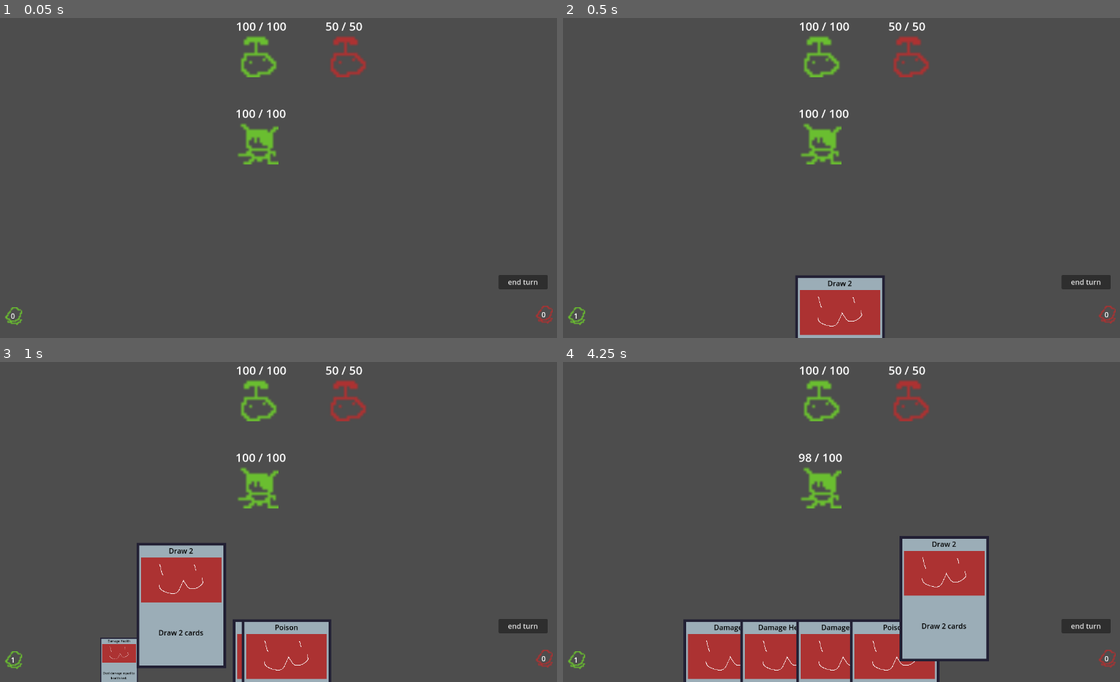
Above: before the commit, frames 1-4 (two rows, left to right).
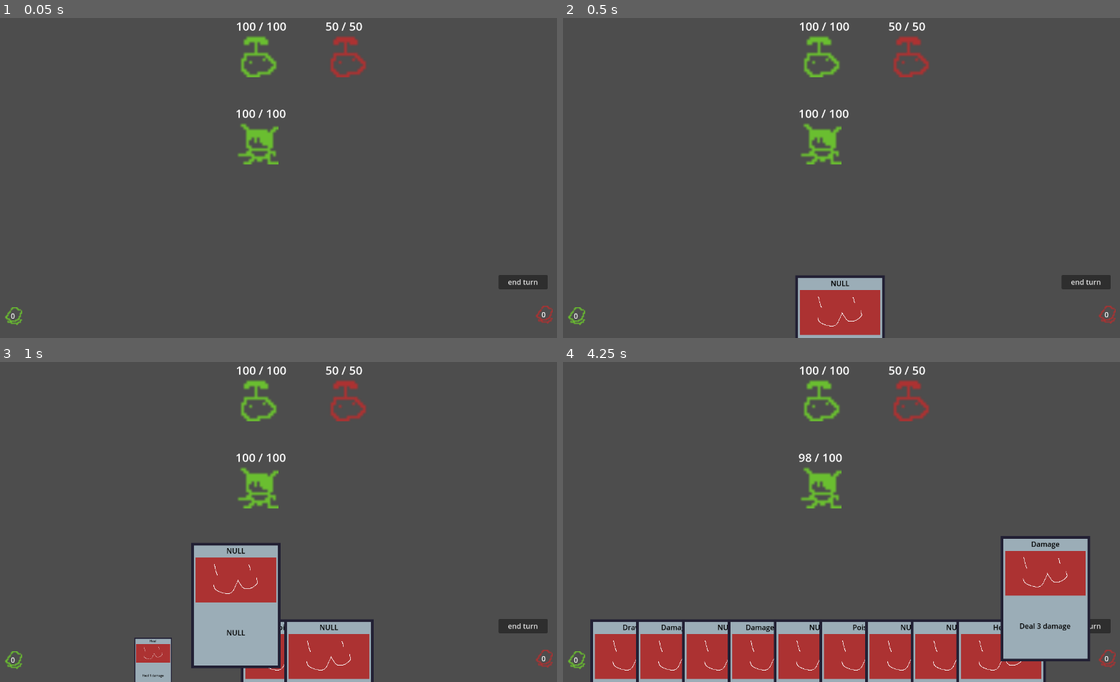
Above: after the commit, the same moments.

Repository: Saplings-Projects/1M_sub
Game: Godot game, scene res://#Scenes/TestingScene.tscn
The game is run twice, just before and just after one commit, with the same random seed, the same clock (stepped at 60 frames per second) and the same inputs.
Inputs (mouse positions are in pixels of both pictures, inside the frame that each line leads up to; where the layout moved, square brackets give the same spot in the first picture):
- Up to frame 1 (0.05 s): no input
- Up to frame 2 (0.5 s): no input
- Up to frame 3 (1 s): click (278, 681) at 0.5 s
- Up to frame 4 (4.25 s): click "end turn" at 1.25 s; click "1" (after the commit: "0") at 2 s; click "0" at 2.75 s; click (1008, 678) [819, 678] at 3.5 s

Frame 1 is identical in both runs. In frame 2, less than 0.1% of the frame differs, in the area x 1-52%, y 82-94%; in frame 3, 11%; in frame 4, 18%, in the area x 1-95%, y 54-100%.

Commit message:
Add better card separation
Cards now separate based on a max and min value. Cards will squish closer together if there are a lot of cards in your hand. If you only have a small amount of cards in your hand, they will be centered

Diff:
--- a/#Scenes/TestingScene.tscn
+++ b/#Scenes/TestingScene.tscn
@@ -1,13 +1,76 @@
-[gd_scene load_steps=9 format=3 uid="uid://87fedoq257xg"]
+[gd_scene load_steps=20 format=3 uid="uid://87fedoq257xg"]
 
 [ext_resource type="PackedScene" uid="uid://clmg3l3n28x38" path="res://Entity/Player/Player.tscn" id="3_4psp7"]
 [ext_resource type="PackedScene" uid="uid://dpjfy4pv0vxst" path="res://Cards/CardContainer.tscn" id="3_e7sws"]
+[ext_resource type="Resource" uid="uid://dxgoopi1roxu4" path="res://Cards/Resource/Card_Damage.tres" id="4_s87h6"]
+[ext_resource type="Resource" uid="uid://0x385c3nuq8f" path="res://Cards/Resource/Card_DamageAll.tres" id="5_efewq"]
+[ext_resource type="Resource" uid="uid://5yn4t13kwwoo" path="res://Cards/Resource/Card_DamageHealth.tres" id="6_t65rl"]
+[ext_resource type="Resource" uid="uid://d4lugn62mmlep" path="res://Cards/Resource/Card_DrawCards.tres" id="7_ml12s"]
+[ext_resource type="Resource" uid="uid://d12g33rc6c3u5" path="res://Cards/Resource/Card_Heal.tres" id="8_okbpw"]
 [ext_resource type="PackedScene" uid="uid://bcpmrmofcilbn" path="res://Core/Battler.tscn" id="8_qtw1k"]
 [ext_resource type="Script" path="res://UI/DrawPileUISetter.gd" id="8_voref"]
+[ext_resource type="Resource" uid="uid://ctx8jsvac84so" path="res://Cards/Resource/Card_Poison.tres" id="9_7ob8i"]
+[ext_resource type="Script" path="res://Cards/CardBase.gd" id="10_4qgub"]
 [ext_resource type="Script" path="res://UI/DiscardPileUISetter.gd" id="10_pqly7"]
 [ext_resource type="Texture2D" uid="uid://caemucaya30wh" path="res://Cards/draw_pile.png" id="11_pw70x"]
 [ext_resource type="Texture2D" uid="uid://d4muqvs3etnr8" path="res://Cards/discard_pile.png" id="12_kxw48"]
 [ext_resource type="Script" path="res://UI/EndTurnButton.gd" id="14_dpe64"]
+
+[sub_resource type="Resource" id="Resource_xtalj"]
+script = ExtResource("10_4qgub")
+damage_to_apply_to_target = 0.0
+damage_to_apply_to_caster = 0.0
+status_to_apply_to_target = Array[Resource("res://Status/StatusBase.gd")]([])
+status_to_apply_to_caster = Array[Resource("res://Status/StatusBase.gd")]([])
+affect_all_targets = false
+affect_all_casters = false
+amount_of_cards_to_draw = 0
+amount_of_cards_to_discard = 0
+application_type = 1
+card_title = "NULL"
+card_description = "NULL"
+
+[sub_resource type="Resource" id="Resource_ddne8"]
+script = ExtResource("10_4qgub")
+damage_to_apply_to_target = 0.0
+damage_to_apply_to_caster = 0.0
+status_to_apply_to_target = Array[Resource("res://Status/StatusBase.gd")]([])
+status_to_apply_to_caster = Array[Resource("res://Status/StatusBase.gd")]([])
+affect_all_targets = false
+affect_all_casters = false
+amount_of_cards_to_draw = 0
+amount_of_cards_to_discard = 0
+application_type = 1
+card_title = "NULL"
+card_description = "NULL"
+
+[sub_resource type="Resource" id="Resource_06mlc"]
+script = ExtResource("10_4qgub")
+damage_to_apply_to_target = 0.0
+damage_to_apply_to_caster = 0.0
+status_to_apply_to_target = Array[Resource("res://Status/StatusBase.gd")]([])
+status_to_apply_to_caster = Array[Resource("res://Status/StatusBase.gd")]([])
+affect_all_targets = false
+affect_all_casters = false
+amount_of_cards_to_draw = 0
+amount_of_cards_to_discard = 0
+application_type = 1
+card_title = "NULL"
+card_description = "NULL"
+
+[sub_resource type="Resource" id="Resource_4gmfd"]
+script = ExtResource("10_4qgub")
+damage_to_apply_to_target = 0.0
+damage_to_apply_to_caster = 0.0
+status_to_apply_to_target = Array[Resource("res://Status/StatusBase.gd")]([])
+status_to_apply_to_caster = Array[Resource("res://Status/StatusBase.gd")]([])
+affect_all_targets = false
+affect_all_casters = false
+amount_of_cards_to_draw = 0
+amount_of_cards_to_discard = 0
+application_type = 1
+card_title = "NULL"
+card_description = "NULL"
 
 [node name="TestingScene" type="Node2D"]
 
@@ -36,6 +99,11 @@
 anchor_bottom = 1.0
 grow_horizontal = 2
 grow_vertical = 0
+default_deck = Array[ExtResource("10_4qgub")]([ExtResource("4_s87h6"), ExtResource("5_efewq"), ExtResource("6_t65rl"), ExtResource("7_ml12s"), ExtResource("8_okbpw"), ExtResource("9_7ob8i"), SubResource("Resource_xtalj"), SubResource("Resource_ddne8"), SubResource("Resource_06mlc"), SubResource("Resource_4gmfd")])
+starting_hand_size = 10
+max_hand_width = 900.0
+min_card_separation = 90.0
+max_card_separation = 120.0
 draw_pile_ui = NodePath("../DrawPile")
 discard_pile_ui = NodePath("../DiscardPile")
 
--- a/Cards/CardContainer.gd
+++ b/Cards/CardContainer.gd
@@ -19,6 +19,9 @@
 @export var max_hand_size: int = 10
 @export var card_draw_time: float = 0.2
 @export var card_discard_time: float = 0.1
+@export var max_hand_width: float = 100
+@export var min_card_separation: float = 100
+@export var max_card_separation: float = 100
 @export var draw_pile_ui: DrawPileUISetter = null
 @export var discard_pile_ui: DiscardPileUISetter = null
 
@@ -130,6 +133,7 @@
 	card.init_card(card_data)
 
 	card.global_position = draw_pile_ui.global_position
+	_update_card_positions()
 	card.get_card_movement_component().set_movement_state(Enums.CardMovementState.MOVING_TO_HAND)
 
 	_bind_card_input(card)
@@ -264,24 +268,37 @@
 
 
 func _update_card_positions() -> void:
-	if cards_in_hand.size() <= 0:
+	var amount_of_cards: int = cards_in_hand.size()
+
+	if amount_of_cards <= 0:
 		return
 
-	# set spacing of each card
-	var per_card_width: float = 0
-	if cards_in_hand.size() > 1:
-		per_card_width = total_hand_width / (cards_in_hand.size() - 1)
-	for card_index: int in cards_in_hand.size():
+	# set hand width to the max of all our card separations
+	var per_card_width: float = max_card_separation
+	var current_hand_width: float = 0
+	if amount_of_cards > 1:
+		current_hand_width = per_card_width * (amount_of_cards - 1)
+
+	# if our width is over the set maximum, reduce down the width between cards
+	if current_hand_width > max_hand_width:
+		var hand_over_max_delta: float = current_hand_width - max_hand_width
+		var new_separation: float = hand_over_max_delta / amount_of_cards
+
+		per_card_width -= new_separation
+		per_card_width = maxf(per_card_width, min_card_separation)
+
+		current_hand_width = per_card_width * (amount_of_cards - 1)
+
+	var half_hand_width: float = current_hand_width / 2.0
+
+	for card_index: int in amount_of_cards:
 		var card: CardWorld = cards_in_hand[card_index]
-		var card_x: float = per_card_width * card_index
-
 		var movement_component: CardMovementComponent = card.get_card_movement_component()
 		var move_state: Enums.CardMovementState = movement_component.current_move_state
 
-		card_x -= total_hand_width / 2.0
-
-		match move_state:
-			Enums.CardMovementState.MOVING_TO_HAND:
-				movement_component.state_properties.desired_position.x = card_x
-			Enums.CardMovementState.IN_HAND:
-				movement_component.state_properties.desired_position.x = card_x
+		var card_x: float = per_card_width * card_index
+
+		# center cards
+		card_x -= half_hand_width
+
+		movement_component.state_properties.desired_position.x = card_x
